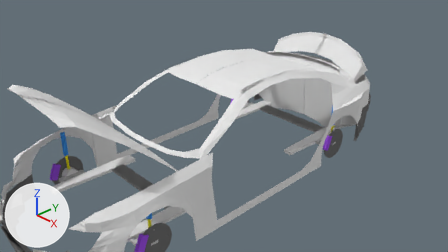
Renders of the Blender file BMW/bmw150i.blend from each side of a commit.
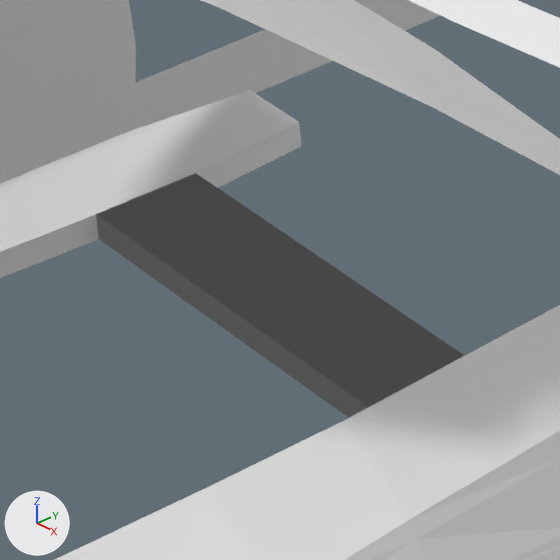
The first picture shows the older version from the file's camera 'Camera'. The close-ups show both versions on the part from 23% to 37% of the width and 58% to 82% of the height of that picture; other places that the commit changed are outside them. Every picture has the same lights, and +X, +Y and +Z are marked at lower left.

Objects in the first close-up: 'body', 'frontSuspensionFrame', 'hood'.
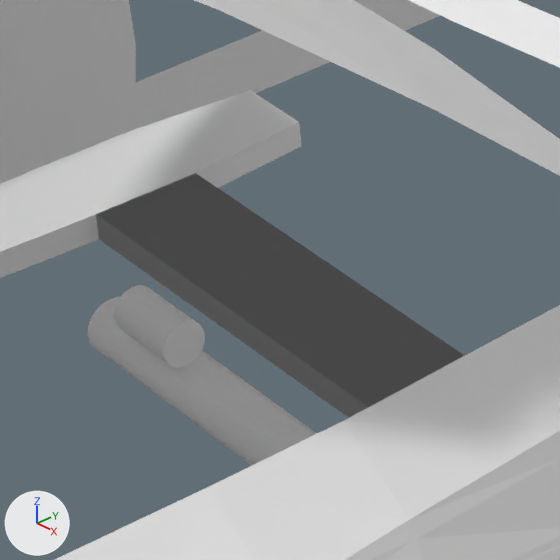
The change in detail:
Object 'hood' (ob_hood) turns from (-49, 0, 0) to (-49, 0, 0) degrees about x, y and z.
Object 'steeringRack' (ob_steeringrack) is new; it shows a copy of the mesh of ob_frontleftrotationnuckle.
Its location is (0.096, -2.187, -0.306).
Its rotation in degrees is (0, 90, 0).
Its scale is (0.0711, 0.0711, 0.574).
Object 'Cylinder' (ob_cylinder) is new; it shows a copy of the mesh of ob_frontleftrotationnuckle.
Its location is (-0.227, -2.21, -0.183).
Its rotation in degrees is (0, 90, 0).
Its scale is (-0.0584, -0.0553, -0.103).

Pixel boxes [x1, y1, x2, y2] of what changed, in the close-ups (560 x 560 px):
'hood', turned
    before: [201, 0, 560, 175]
    after: [194, 0, 560, 176]
'steeringRack', added
    after: [88, 296, 317, 466]
'Cylinder', added
    after: [114, 285, 205, 368]
